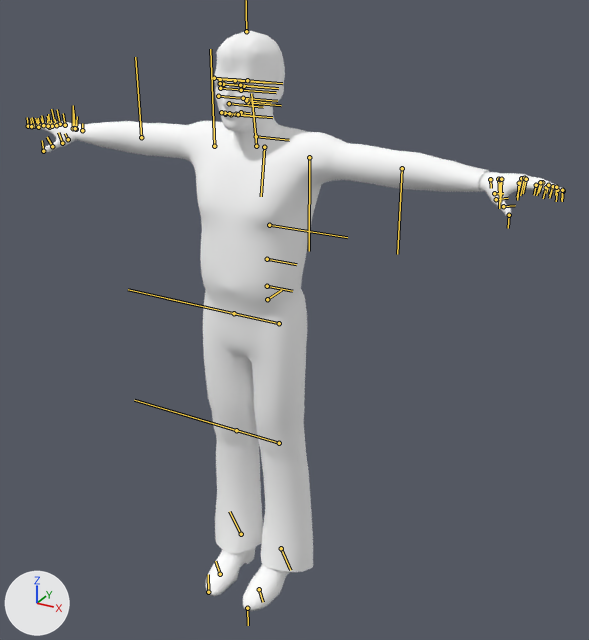
An edit to the Blender file Trunk/Assets/Animations/Posing.blend, drawn before and after from the same camera.
Camera for both pictures: a 50 mm lens placed at (1.27, -2.09, 2.04), pointed at (0.06, 0.11, 0.94). The lights are fixed; the arrows at lower left show +X, +Y and +Z. The bones that bend it are drawn over the model as lines.

Objects in the first picture: 'H_DDS_MidRes', 'm_L_trans'.
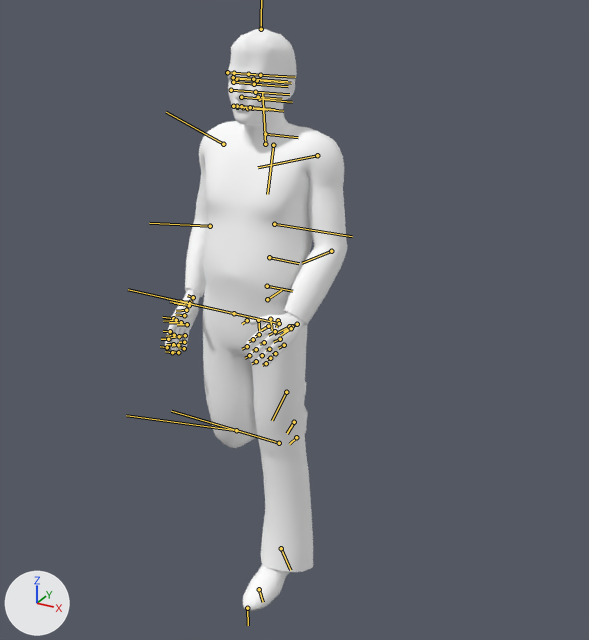
The newer file adds an action. The first version stands in its rest pose; the second is drawn at frame 0 of the action 'LeanBack'.

Pixel boxes [x1, y1, x2, y2] of what changed, in the pictures (589 x 640 px):
```json
{"object": "H_DDS_MidRes", "change": "posed", "before": [27, 31, 564, 611], "after": [165, 29, 347, 611], "on screen": "66% narrower"}
{"object": "m_R_trans", "change": "posed", "before": [218, 84, 225, 87], "after": [231, 78, 238, 81]}
{"bone": "Spine2", "before": "(269, 225) to (347, 237)", "after": "(274, 224) to (352, 236)"}
{"bone": "RightArm", "before": "(214, 146) to (210, 49)", "after": "(223, 144) to (166, 112)"}
{"bone": "RightForeArm", "before": "(141, 137) to (135, 57)", "after": "(210, 226) to (149, 223)"}
{"bone": "LeftArm", "before": "(309, 157) to (309, 251)", "after": "(317, 155) to (258, 167)"}
{"bone": "LeftForeArm", "before": "(402, 168) to (397, 254)", "after": "(331, 251) to (302, 263)"}
{"bone": "LeftHand", "before": "(490, 179) to (491, 188)", "after": "(297, 324) to (292, 326)"}
{"bone": "RightLeg", "before": "(236, 430) to (134, 400)", "after": "(236, 430) to (126, 415)"}
```

Scene script edits in JSON lines:
```json
{"block": "bone_spine", "where": "bone_spine = bpy.data.objects['Reference'].pose.bones['Spine']  # child of 'Hips'"}
{"op": "set", "path": "bone_spine.rotation_quaternion", "old": "(1.0, 0.0, 0.0, 0.0)", "new": "(0.996, 0.0, -0.084, 0.0)", "note": "degrees (0, 0, 0) -> degrees (0, -10, 0)"}
{"block": "bone_spine2", "where": "bone_spine2 = bpy.data.objects['Reference'].pose.bones['Spine2']  # child of 'Spine1'"}
{"op": "set", "path": "bone_spine2.rotation_quaternion", "old": "(1.0, 0.0, 0.0, 0.0)", "new": "(0.999, 0.0, 0.043, 0.0)", "note": "degrees (0, 0, 0) -> degrees (0, 5, 0)"}
{"block": "bone_rightarm", "where": "bone_rightarm = bpy.data.objects['Reference'].pose.bones['RightArm']  # child of 'RightShoulder'"}
{"op": "set", "path": "bone_rightarm.rotation_quaternion", "old": "(1.0, 0.0, 0.0, 0.0)", "new": "(0.785, 0.056, -0.1, -0.608)", "note": "degrees (0, 0, 0) -> degrees (12, -5, -76)"}
{"block": "bone_rightforearm", "where": "bone_rightforearm = bpy.data.objects['Reference'].pose.bones['RightForeArm']  # child of 'RightArm'"}
{"op": "set", "path": "bone_rightforearm.rotation_quaternion", "old": "(1.0, 0.0, 0.0, 0.0)", "new": "(0.933, -0.073, 0.288, -0.202)", "note": "degrees (0, 0, 0) -> degrees (-17, 31, -29)"}
{"block": "bone_leftarm", "where": "bone_leftarm = bpy.data.objects['Reference'].pose.bones['LeftArm']  # child of 'LeftShoulder'"}
{"op": "set", "path": "bone_leftarm.rotation_quaternion", "old": "(1.0, 0.0, 0.0, 0.0)", "new": "(0.785, -0.109, 0.136, -0.595)", "note": "degrees (0, 0, 0) -> degrees (-20, 5, -75)"}
{"block": "bone_leftforearm", "where": "bone_leftforearm = bpy.data.objects['Reference'].pose.bones['LeftForeArm']  # child of 'LeftArm'"}
{"op": "set", "path": "bone_leftforearm.rotation_quaternion", "old": "(1.0, 0.0, 0.0, 0.0)", "new": "(0.925, -0.18, 0.334, 0.017)", "note": "degrees (0, 0, 0) -> degrees (-24, 39, -6)"}
{"block": "bone_lefthand", "where": "bone_lefthand = bpy.data.objects['Reference'].pose.bones['LeftHand']  # child of 'LeftForeArm'"}
{"op": "set", "path": "bone_lefthand.rotation_quaternion", "old": "(1.0, 0.0, 0.0, 0.0)", "new": "(0.972, 0.008, 0.182, 0.147)", "note": "degrees (0, 0, 0) -> degrees (4, 21, 18)"}
{"block": "bone_rightleg", "where": "bone_rightleg = bpy.data.objects['Reference'].pose.bones['RightLeg']  # child of 'RightUpLeg'"}
{"op": "set", "path": "bone_rightleg.rotation_quaternion", "old": "(1.0, 0.0, 0.0, 0.0)", "new": "(0.763, -0.075, -0.643, 0.01)", "note": "degrees (0, 0, 0) -> degrees (-38, -78, 33)"}
```
